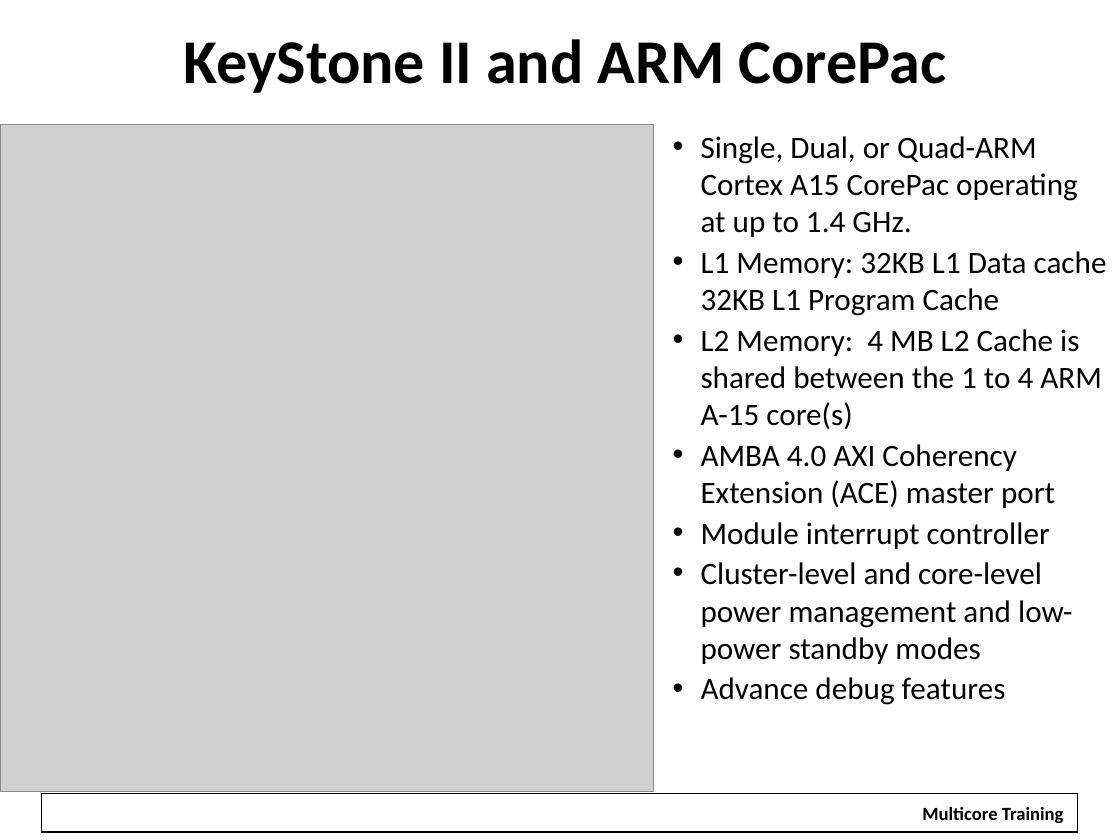
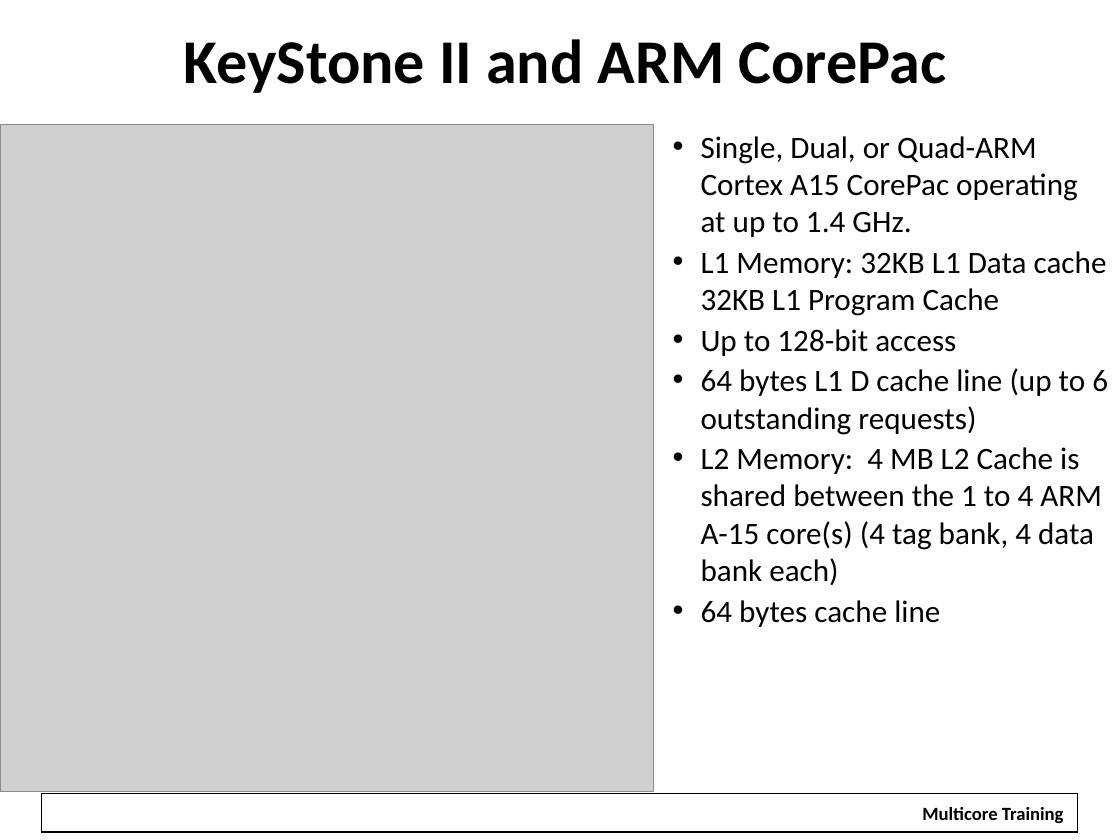
Before and after one commit to hari1989/keystone-workshop, a slide deck: slide 4 of preliminary/Working/presentations/KeyStoneII ARM Overview.pptx. Drawn at 1120x840 pixels with LibreOffice and Linux fonts; fonts in the diff are those of the drawing; grey boxes stand for pictures; background and template pictures are left out. Boxes give left, top, right and bottom in pixels: in the first picture for what was removed or moved away, otherwise in the second. Text is boxed around its words. In the diff, an @@ line names an element or a change of style, - is before the commit and + after.

Commit message:
Small changes,  re-arrange the debug section

```diff
--- a/preliminary/Working/presentations/KeyStoneII ARM Overview.pptx
+++ b/preliminary/Working/presentations/KeyStoneII ARM Overview.pptx
@@ text at (701,329,1108,627): text changed @@
-  • L2 Memory: 4 MB L2 Cache is shared between the 1 to 4 ARM A-15 core(s)
-• AMBA 4.0 AXI Coherency Extension (ACE) master port
-• Module interrupt controller
-• Cluster-level and core-level power management and low-power standby modes
-• Advance debug features
+• Up to 128-bit access
+• 64 bytes L1 D cache line (up to 6 outstanding requests)
+  • L2 Memory: 4 MB L2 Cache is shared between the 1 to 4 ARM A-15 core(s) (4 tag bank, 4 data bank each)
+• 64 bytes cache line
```
Also in this commit, not shown: 6 other slides changed, 7 slides added, 1 slide removed.
